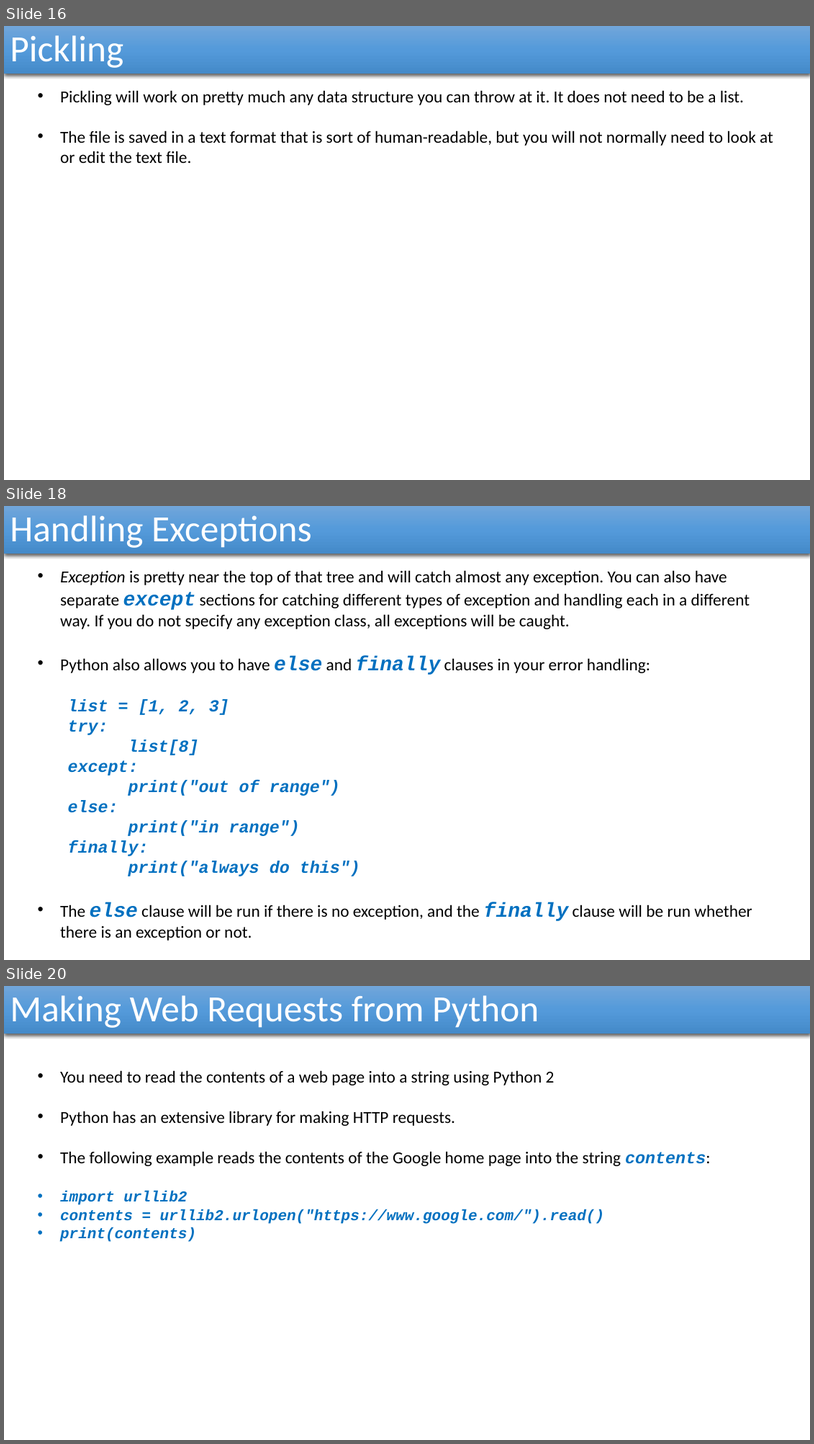
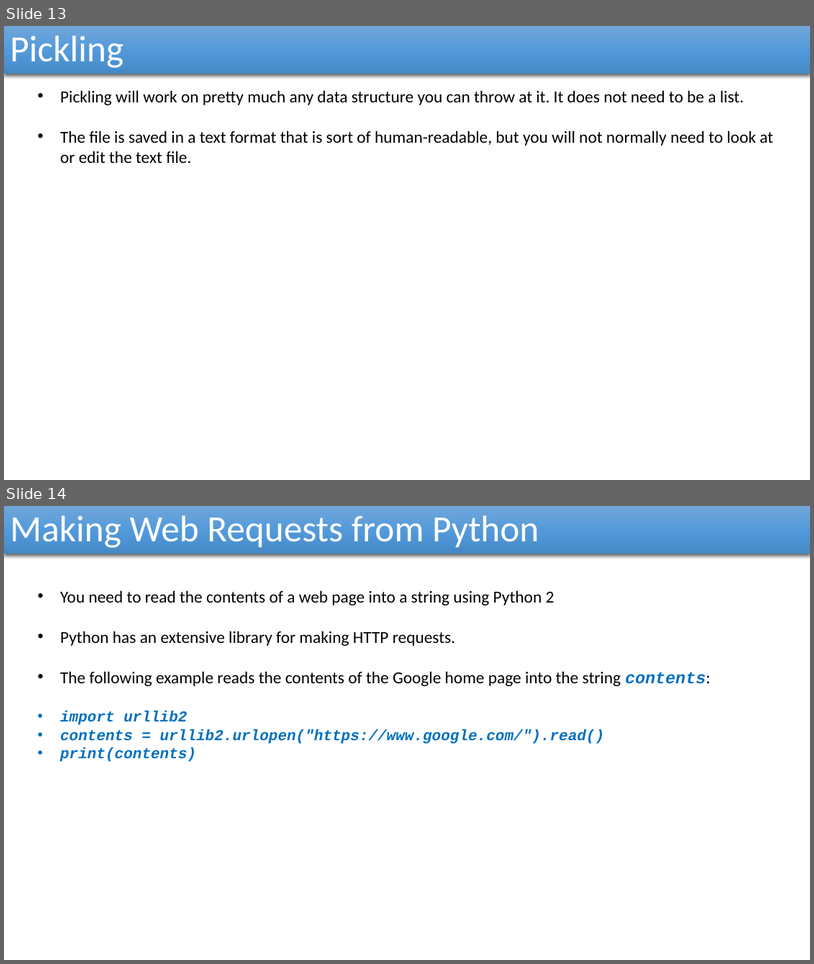
Before and after one commit to reza-arjmandi/rpi-course, a slide deck: session4/presentaion/Python_Advanced.pptx. Shown one above the other, each under a label of ours: slides 16, 18 and 20 before the commit, slides 13 and 14 after it; the slides between them are not shown. The pictures are 814x1444 and 814x964 pixels, drawn with LibreOffice and Linux fonts; fonts in the diff are those of the drawing. Boxes give left, top, right and bottom in pixels: in the first picture for what was removed or moved away, otherwise in the second. Text is boxed around its words. In the diff, an @@ line names an element or a change of style, - is before the commit and + after.

Commit message:
python basics presentation updated

```diff
--- a/session4/presentaion/Python_Advanced.pptx
+++ b/session4/presentaion/Python_Advanced.pptx
@@ slide 18 removed at box(4, 506, 810, 960), background #FFFFFF @@
@@ rectangle removed at box(4, 506, 810, 554) @@
-Handling Exceptions
@@ text removed at box(60, 570, 752, 940) @@
-• Exception is pretty near the top of that tree and will catch almost any exception. You can also have separate except sections for catching different types of exception and handling each in a different way. If you do not specify any exception class, all exceptions will be caught.
-• Python also allows you to have else and finally clauses in your error handling:
-  list = [1, 2, 3]
-  try:
-  list[8]
-  except:
-  print("out of range")
-  else:
-  print("in range")
-  finally:
-  print("always do this")
-• The else clause will be run if there is no exception, and the finally clause will be run whether there is an exception or not.
@@ what was slide 16 is now slide 13 @@
@@ what was slide 20 is now slide 14 @@
```
Also in this commit, not shown: 5 other slides removed, 2 other files.
